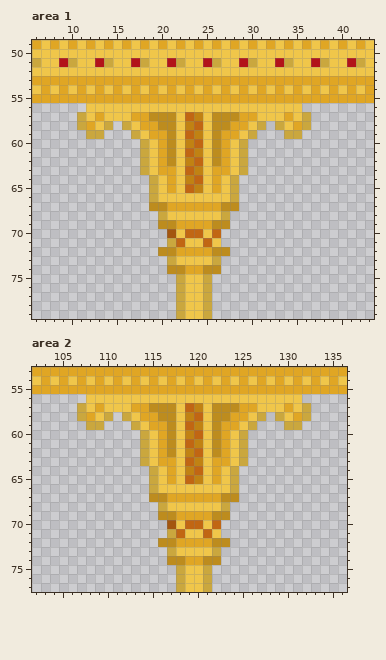
Edited in one commit: pixel-art file (Archivos Aseprite/Zonas/Teatro Argenteo/TeatroArgenteo_Background.aseprite). Above, as it was before the edit.
176x112 pixels, 1 frame. Colours within 5 levels of each other are drawn and written as one. Shown: area 1: x 6..43, y 49..79; area 2: x 102..136, y 53..77.
New version:
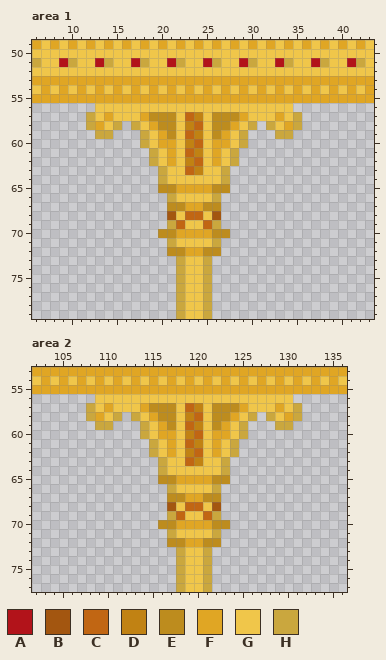
Palette (. is transparent): A #b2131a  B #a35610  C #c16613  D #c18213  E #bd8c1e  F #e0a624  G #f0c64a  H #caa73e
Change:
Changed rows in their new state; - is an unchanged pixel.
Area 1, layers "Sombra columnas", "Columnas":
first column x 11:
56 -.----------------------.-
57 .HGF--G------------G--FGH.
58 .HFGH.HG----------GH.HGFH.
59 -.-H--.HG--------GH.--H-.-
60 ----------F----F----------
61 -------.HGF----FGH.-------
62 -------.HGF----FGH.-------
63 -------..HG----GH..-------
64 --------.HG-GG-GH.--------
65 --------.EEFFFFEE.--------
66 --------..H----H..--------
67 --------..EE--EE..--------
68 ---------.B-CC-B.---------
69 ---------.HCGGCH.---------
70 ---------EEFFFFEE---------
71 -----------G--GH----------
72 ---------.-E--E-.---------
73 ----------.H--H.----------
74 ----------.HGGH.----------
Area 2, layers "Sombra columnas", "Columnas":
first column x 107:
56 -.----------------------.-
57 .HGF--G------------G--FGH.
58 .HFGH.HG----------GH.HGFH.
59 -.-H--.HG--------GH.--H-.-
60 ----------F----F----------
61 -------.HGF----FGH.-------
62 -------.HGF----FGH.-------
63 -------..HG----GH..-------
64 --------.HG-GG-GH.--------
65 --------.EEFFFFEE.--------
66 --------..H----H..--------
67 --------..EE--EE..--------
68 ---------.B-CC-B.---------
69 ---------.HCGGCH.---------
70 ---------EEFFFFEE---------
71 -----------G--GH----------
72 ---------.-E--E-.---------
73 ----------.H--H.----------
74 ----------.HGGH.----------
Where, in picture pixels (left, top, right, bottom), the same in both pictures:
changed: (77, 103, 311, 274)
changed: (77, 394, 311, 565)
